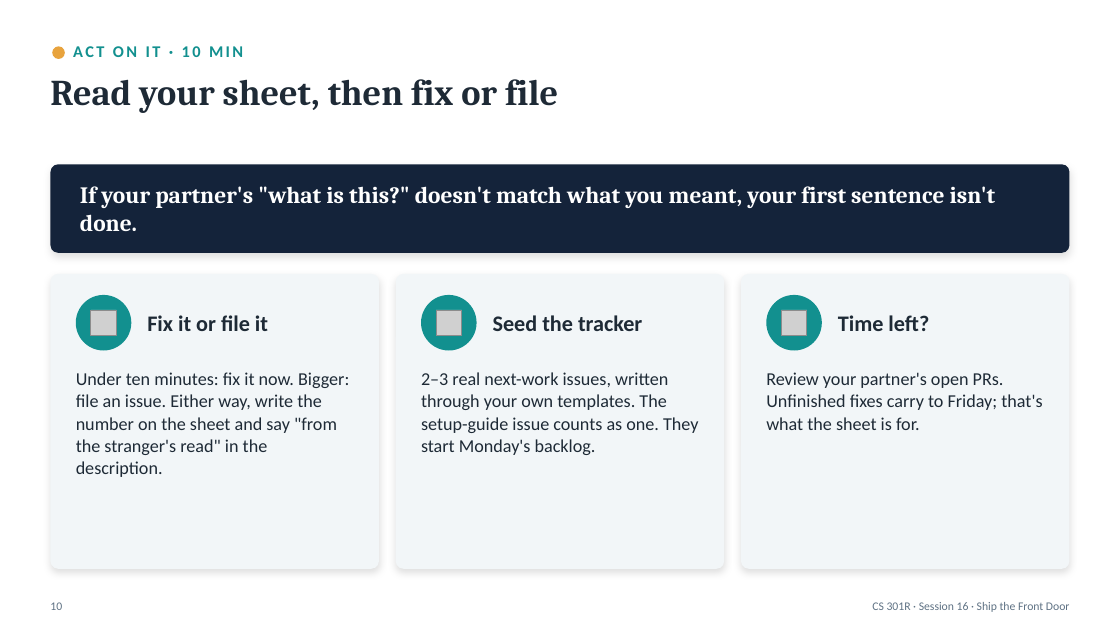
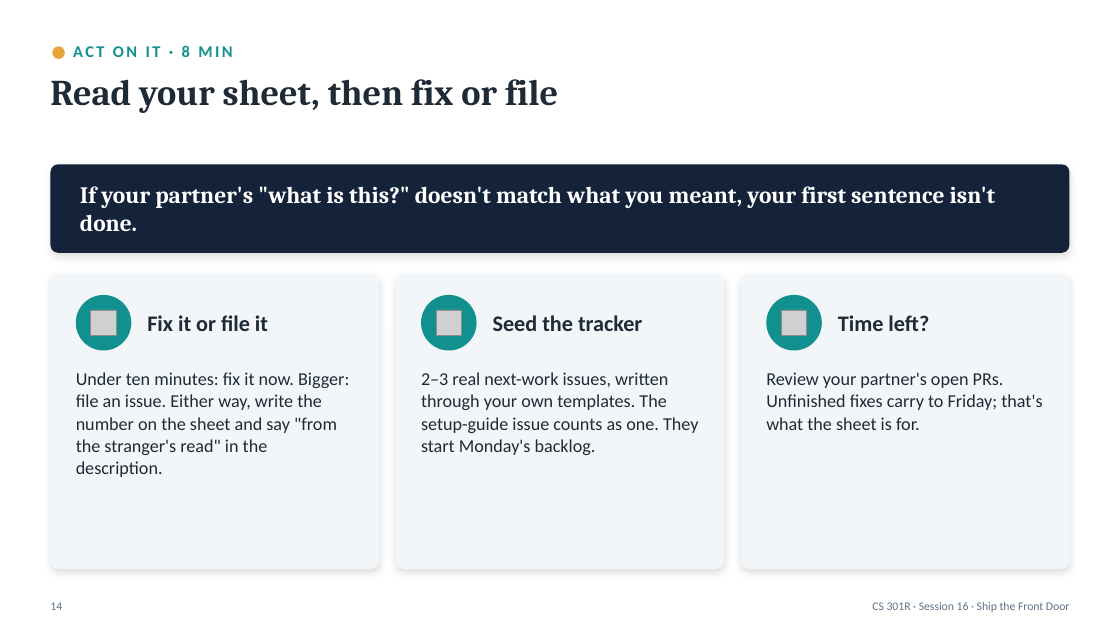
Before and after one commit to BYU-CS-Course-Ops/CS380, a slide deck: slide 14 of canvas_material/lectures/powerpoint/Session16-FrontDoorWorkshop.pptx (slide 10 before the commit). Drawn at 1120x632 pixels with LibreOffice and Linux fonts; fonts in the diff are those of the drawing; grey boxes stand for pictures. Boxes give left, top, right and bottom in pixels: in the first picture for what was removed or moved away, otherwise in the second. Text is boxed around its words. In the diff, an @@ line names an element or a change of style, - is before the commit and + after.

```diff
--- a/canvas_material/lectures/powerpoint/Session16-FrontDoorWorkshop.pptx
+++ b/canvas_material/lectures/powerpoint/Session16-FrontDoorWorkshop.pptx
@@ text at bbox=[73, 45, 232, 57]: text changed @@
-ACT ON IT · 10 MIN
+ACT ON IT · 8 MIN
@@ text at bbox=[50, 602, 62, 610]: text changed @@
-10
+14
```
Also in this commit, not shown: 9 other slides changed, 4 slides added, 7 other files.
